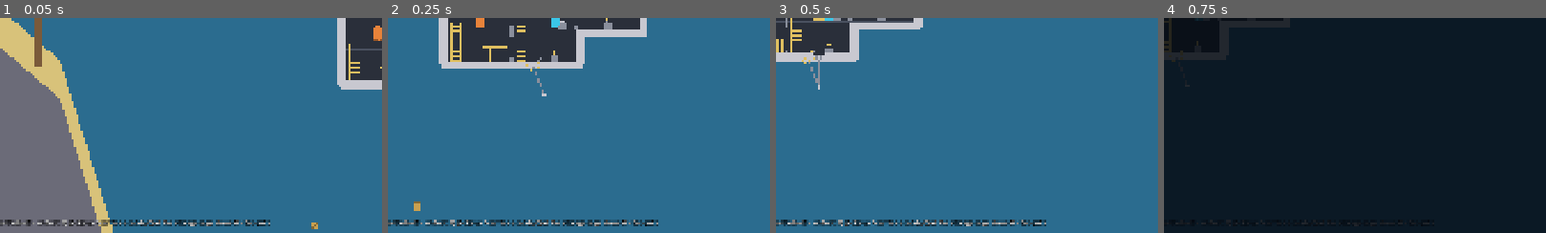
Above: before the commit, frames 1-4 (left to right).
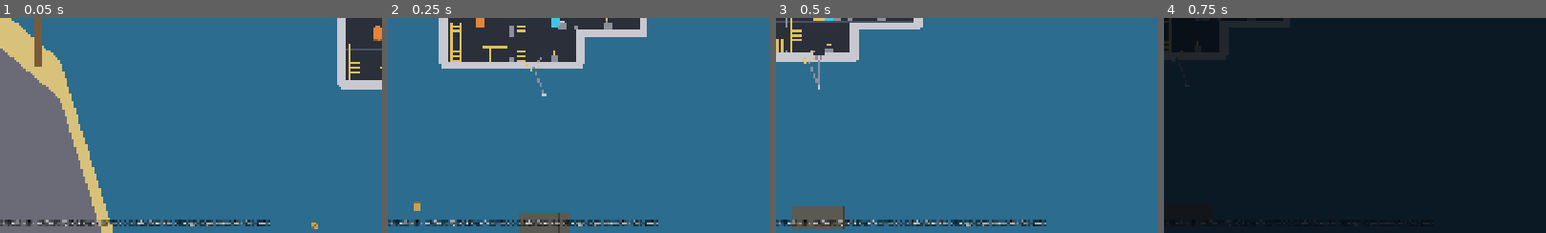
Above: after the commit, the same moments.

Repository: SnirNehemia/deeper
Game: Godot game, scene res://scenes/world.tscn
Two runs of this game, one before a commit and one after it. Both use one fixed random seed, a clock stepped at 60 frames per second and the inputs below.
Inputs:
- Up to frame 1 (0.05 s): no input
- Up to frame 2 (0.25 s): no input
- Up to frame 3 (0.5 s): no input
- Up to frame 4 (0.75 s): tap Enter at 0.5 s; hold D from 0.53 s (still down); tap Tab at 0.6 s
The pictures show only the part of the screen within x 50-100%, y 50-100%; the shares and areas given below are measured in that part.

Frame 1 is identical in both runs. In frame 2, 1.1% of the frame differs, in the area x 34-48%, y 90-100%; in frame 3, 1.3%, in the area x 4-18%, y 87-99%; in frame 4, less than 0.1%.

Commit message:
M3 Module E: wrecks + salvage placement + fish guards
Wreck (torpedo-cracked hull spilling 2-3 scrap crates), two wreck
placements (unguarded shallows, guarded basin), cave cluster grown
to 3 items, fish guards expanded 3->5, reset_run() reseals wrecks.
Closes Milestone 3 (Modules A-E).

Diff:
--- a/scenes/shore_shelf.gd
+++ b/scenes/shore_shelf.gd
@@ -20,6 +20,7 @@
 	_build_dock()
 	_build_cave_marker()
 	_build_salvage_pickups()
+	_build_wrecks()
 
 func _v(mx: float, my: float) -> Vector2:
 	return Vector2(mx * M, my * M)
@@ -139,10 +140,24 @@
 		_v(93.0, 48.0),   # by the first pillar
 		_v(120.0, 32.0),  # by the second pillar
 		_v(141.0, 56.0),  # by the third pillar
-		_v(50.0, 65.0),   # inside the cave
+		_v(50.0, 65.0),   # inside the cave (lamp's treasure cluster)
+		_v(56.0, 70.0),   # inside the cave
+		_v(46.0, 72.0),   # inside the cave
 	]
 	for spot in spots:
 		add_child(SalvageItem.make_scrap(spot))
+
+## Module E: a couple of breakable wrecks. The shallows wreck is unguarded
+## ("easy money"); the basin wreck sits near the second pillar, guarded by a
+## fish. One torpedo hit cracks each open for 2-3 more scrap crates.
+func _build_wrecks() -> void:
+	var wreck := Wreck.new()
+	wreck.position = _v(45.0, 18.5)  # shallows plateau, free
+	add_child(wreck)
+
+	var basin_wreck := Wreck.new()
+	basin_wreck.position = _v(116.0, 107.0)  # basin floor, near the second pillar
+	add_child(basin_wreck)
 
 ## A pulsing placeholder lamp/star (visual only).
 class CaveMarker extends Node2D:
--- a/scenes/world.gd
+++ b/scenes/world.gd
@@ -34,10 +34,13 @@
 	# Sub (built from the saved loadout) + crew, floating at the dock.
 	_spawn_sub_and_crew()
 
-	# Territorial fish: one guarding the cave mouth, two around the basin
-	# pillars. They reset home via the "fish" group on implosion.
+	# Territorial fish: guarding the cave mouth, the cave treasure cluster,
+	# and the basin pillars/wreck. The shallows wreck stays unguarded. They
+	# reset home via the "fish" group on implosion.
 	_add_fish(Vector2(70.0 * M, 64.0 * M))    # cave mouth
+	_add_fish(Vector2(54.0 * M, 70.0 * M))    # cave treasure cluster
 	_add_fish(Vector2(96.0 * M, 47.0 * M))    # first pillar
+	_add_fish(Vector2(116.0 * M, 100.0 * M))  # second pillar / basin wreck
 	_add_fish(Vector2(138.0 * M, 54.0 * M))   # third pillar
 
 	# Fixed-zoom follow camera: ~60 m visible width, smoothed.
@@ -145,6 +148,7 @@
 	_crew[0].reset_at(P1_SPAWN)
 	_crew[1].reset_at(P2_SPAWN)
 	get_tree().call_group("fish", "reset_fish")
+	get_tree().call_group("wreck", "reset_wreck")
 	get_tree().call_group("salvage_carcass", "queue_free")
 	get_tree().call_group("carryable", "queue_free")  # loose/caged catches in the hold
 	_cam.reset_smoothing()
--- a/scripts/collision_layers.gd
+++ b/scripts/collision_layers.gd
@@ -17,3 +17,4 @@
 const PROJECTILE := 1 << 7 ## torpedoes (hit terrain and fish, never the own hull)
 const FISH := 1 << 8       ## enemy fauna bodies
 const SALVAGE := 1 << 9    ## scrap pickups and fish carcasses, collected by the hull
+const WRECK := 1 << 10     ## sunken wrecks, cracked open by a torpedo hit
--- a/scripts/placeholder_art.gd
+++ b/scripts/placeholder_art.gd
@@ -34,6 +34,9 @@
 # --- Salvage ---
 const SCRAP_COLOR := Color("c8a050")      ## scrap crate (warm metal)
 const CARCASS_COLOR := Color("9a7ab8")    ## sunken fish carcass (faded fish purple)
+const WRECK_COLOR := Color("5a5a52")      ## closed wreck hull (dull rust-grey)
+const WRECK_OPEN_COLOR := Color("3a3a36") ## cracked-open wreck (darker, hollow)
+const WRECK_LENGTH_M: float = 4.0
 
 # --- Terrain ---
 const TERRAIN_SAND := Color("d8c27a")
--- /dev/null
+++ b/scripts/salvage/wreck.gd
@@ -0,0 +1,82 @@
+class_name Wreck
+extends Area2D
+
+## A sunken wreck (~4m), placeholder broken-hull shape, sitting static on the
+## seafloor. One torpedo hit cracks it open: it swaps to its "open" look and
+## spills a few SalvageItems nearby that settle on the floor. Doesn't damage
+## the sub and doesn't respawn within a run; `reset_wreck()` (called on the
+## "wreck" group by `reset_run()`) reseals it and clears its spilled loot.
+
+const HALF_LEN_PX := PlaceholderArt.WRECK_LENGTH_M * GameFeel.PIXELS_PER_METER * 0.5
+const HALF_HEIGHT_PX := HALF_LEN_PX * 0.45
+
+var cracked: bool = false
+var _spilled: Array[SalvageItem] = []
+
+func _ready() -> void:
+	add_to_group("wreck")
+	collision_layer = Layers.WRECK
+	collision_mask = Layers.PROJECTILE
+	monitoring = true
+	monitorable = true
+	var shape := CollisionShape2D.new()
+	var rect := RectangleShape2D.new()
+	rect.size = Vector2(HALF_LEN_PX, HALF_HEIGHT_PX) * 2.0
+	shape.shape = rect
+	add_child(shape)
+	area_entered.connect(_on_area_entered)
+
+func _on_area_entered(area: Area2D) -> void:
+	if cracked or not (area is Torpedo):
+		return
+	cracked = true  # guard re-entry now; the rest of _crack() runs deferred
+	area.call_deferred("queue_free")
+	call_deferred("_crack")
+
+## Cracked open: pop, swap to the open look, and spill 2-3 scrap crates that
+## settle near the hull. Runs deferred (see _on_area_entered) so it doesn't
+## add nodes mid physics-query flush.
+func _crack() -> void:
+	var pop := Torpedo.Puff.new()
+	pop.global_position = global_position
+	get_parent().add_child(pop)
+
+	var count := randi_range(2, 3)
+	for i in count:
+		var offset := Vector2(
+			randf_range(-HALF_LEN_PX * 0.8, HALF_LEN_PX * 0.8),
+			randf_range(-HALF_HEIGHT_PX, 0.0))
+		var item := SalvageItem.make_scrap(global_position + offset)
+		get_parent().add_child(item)
+		_spilled.append(item)
+	queue_redraw()
+
+## World run reset: reseal the wreck and remove anything it spilled that's
+## still drifting in the world (collected loot is unaffected once it's left
+## the "salvage" group via the claw, same as carcasses/pickups elsewhere).
+func reset_wreck() -> void:
+	cracked = false
+	for item in _spilled:
+		if is_instance_valid(item):
+			item.queue_free()
+	_spilled.clear()
+	queue_redraw()
+
+func _draw() -> void:
+	var color := PlaceholderArt.WRECK_OPEN_COLOR if cracked else PlaceholderArt.WRECK_COLOR
+	var rect := Rect2(Vector2(-HALF_LEN_PX, -HALF_HEIGHT_PX), Vector2(HALF_LEN_PX, HALF_HEIGHT_PX) * 2.0)
+	draw_rect(rect, color)
+	draw_rect(rect, color.darkened(0.3), false, 2.0)
+	if cracked:
+		# A jagged hole in the hull where the torpedo hit.
+		draw_colored_polygon(PackedVector2Array([
+			Vector2(-HALF_LEN_PX * 0.25, -HALF_HEIGHT_PX * 0.6),
+			Vector2(HALF_LEN_PX * 0.2, -HALF_HEIGHT_PX * 0.8),
+			Vector2(HALF_LEN_PX * 0.35, 0.0),
+			Vector2(HALF_LEN_PX * 0.1, HALF_HEIGHT_PX * 0.7),
+			Vector2(-HALF_LEN_PX * 0.3, HALF_HEIGHT_PX * 0.5),
+		]), Color.BLACK)
+	else:
+		# A couple of rivet-line details to read as a hull.
+		draw_line(Vector2(-HALF_LEN_PX * 0.6, -HALF_HEIGHT_PX), Vector2(-HALF_LEN_PX * 0.6, HALF_HEIGHT_PX), color.darkened(0.3), 2.0)
+		draw_line(Vector2(HALF_LEN_PX * 0.6, -HALF_HEIGHT_PX), Vector2(HALF_LEN_PX * 0.6, HALF_HEIGHT_PX), color.darkened(0.3), 2.0)
--- /dev/null
+++ b/tests/test_wreck.gd
@@ -0,0 +1,100 @@
+extends Node
+
+## Headless test for Milestone 3 Module E: breakable wrecks. One torpedo hit
+## cracks a wreck open and spills 2-3 scrap crates; reset_wreck() reseals it
+## and clears whatever it spilled (the M3 "respawn wrecks on reset" rule).
+##
+## Run: godot --headless res://tests/test_wreck.tscn
+
+var _failures := 0
+
+func _ready() -> void:
+	await _test_crack_spills_loot()
+	await _test_reset_reseals_and_clears()
+	_test_no_double_crack()
+
+	if _failures == 0:
+		print("WRECK TESTS PASSED")
+		get_tree().quit(0)
+	else:
+		push_error("WRECK TESTS FAILED: %d failing check(s)" % _failures)
+		get_tree().quit(1)
+
+func _check(cond: bool, msg: String) -> void:
+	if cond:
+		print("  ok:   ", msg)
+	else:
+		push_error("  FAIL: " + msg)
+		_failures += 1
+
+func _frames(n: int) -> void:
+	for i in n:
+		await get_tree().physics_frame
+
+func _new_wreck() -> Wreck:
+	var wreck := Wreck.new()
+	wreck.position = Vector2.ZERO
+	add_child(wreck)
+	return wreck
+
+func _fire_torpedo_at(wreck: Wreck) -> void:
+	var torpedo := Torpedo.new()
+	torpedo.velocity = Vector2.ZERO
+	torpedo.global_position = wreck.global_position
+	add_child(torpedo)
+
+func _test_crack_spills_loot() -> void:
+	print("[torpedo cracks a wreck open]")
+	var wreck := _new_wreck()
+	await _frames(2)
+	_check(not wreck.cracked, "a fresh wreck starts sealed")
+
+	var before := get_tree().get_nodes_in_group("salvage").size()
+	_fire_torpedo_at(wreck)
+	await _frames(2)
+	var after := get_tree().get_nodes_in_group("salvage").size()
+
+	_check(wreck.cracked, "one torpedo hit cracks the wreck open")
+	var spilled := after - before
+	_check(spilled >= 2 and spilled <= 3, "cracking spills 2-3 salvage items (got %d)" % spilled)
+
+	wreck.queue_free()
+	await _frames(2)
+
+func _test_reset_reseals_and_clears() -> void:
+	print("[reset reseals the wreck and clears its loot]")
+	var wreck := _new_wreck()
+	await _frames(2)
+	_fire_torpedo_at(wreck)
+	await _frames(2)
+	_check(wreck.cracked, "wreck is cracked before reset")
+	_check(wreck._spilled.size() >= 2, "wreck tracked its spilled items")
+
+	var spilled_items := wreck._spilled.duplicate()
+	wreck.reset_wreck()
+	await _frames(2)
+
+	_check(not wreck.cracked, "reset_wreck() reseals the wreck")
+	for item in spilled_items:
+		_check(not is_instance_valid(item) or item.is_queued_for_deletion(),
+			"reset_wreck() clears the items it spilled")
+
+	wreck.queue_free()
+	await _frames(2)
+
+func _test_no_double_crack() -> void:
+	print("[an already-cracked wreck ignores further hits]")
+	var wreck := _new_wreck()
+	await _frames(2)
+	_fire_torpedo_at(wreck)
+	await _frames(2)
+	_check(wreck.cracked, "first hit cracks the wreck")
+	var spilled_after_first := wreck._spilled.size()
+
+	_fire_torpedo_at(wreck)
+	await _frames(2)
+	_check(wreck._spilled.size() == spilled_after_first,
+		"a second hit on an already-open wreck spills nothing more")
+
+	wreck.queue_free()
+	await _frames(2)
--- /dev/null
+++ b/tests/test_wreck.tscn
@@ -0,0 +1,6 @@
+[gd_scene load_steps=2 format=3 uid="uid://dx8q3wreck1m"]
+
+[ext_resource type="Script" path="res://tests/test_wreck.gd" id="1_wreck"]
+
+[node name="TestWreck" type="Node"]
+script = ExtResource("1_wreck")
Not shown, added: scripts/salvage/wreck.gd.uid
Not shown, added: tests/test_wreck.gd.uid
Not shown, changed: DECISIONS.md
Not shown, changed: STATUS.md
